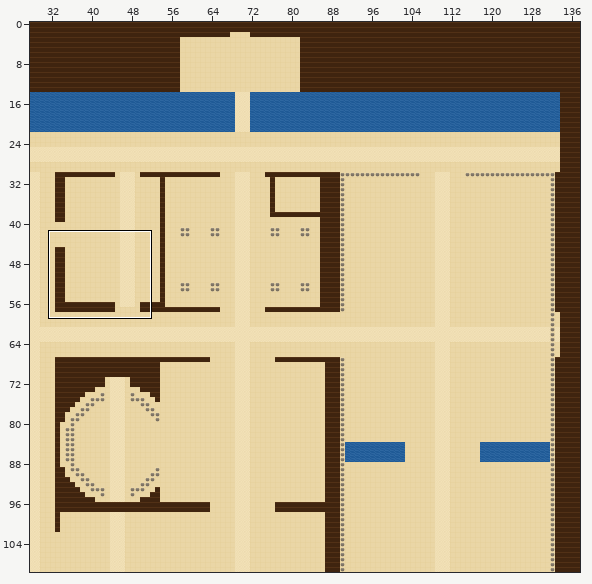
Tiled map (JSON), stored at maps/library.tmj. The picture above shows the old version from afar; the outline marks the close-up.
Close-up. The starting point:
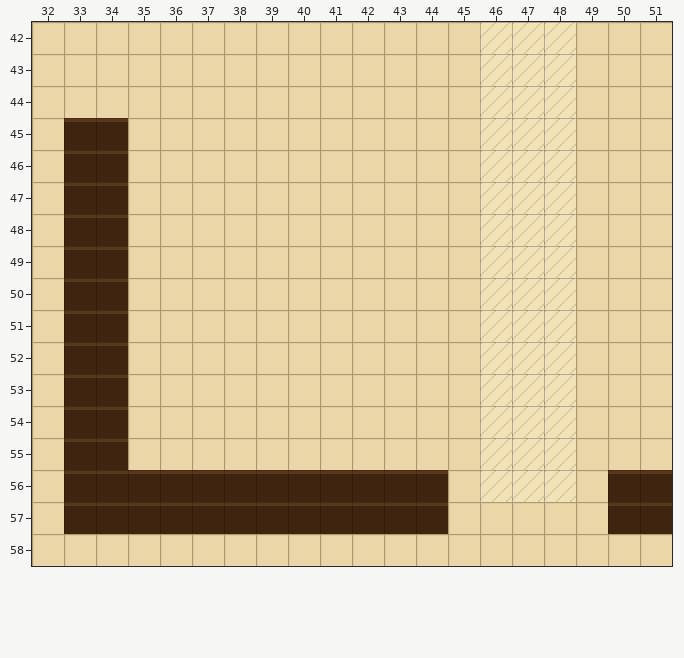
Cells are 16x16 px. Shown: x 32..51, y 42..58. The commit also changed other parts of the map, which this record leaves out.
And afterwards:
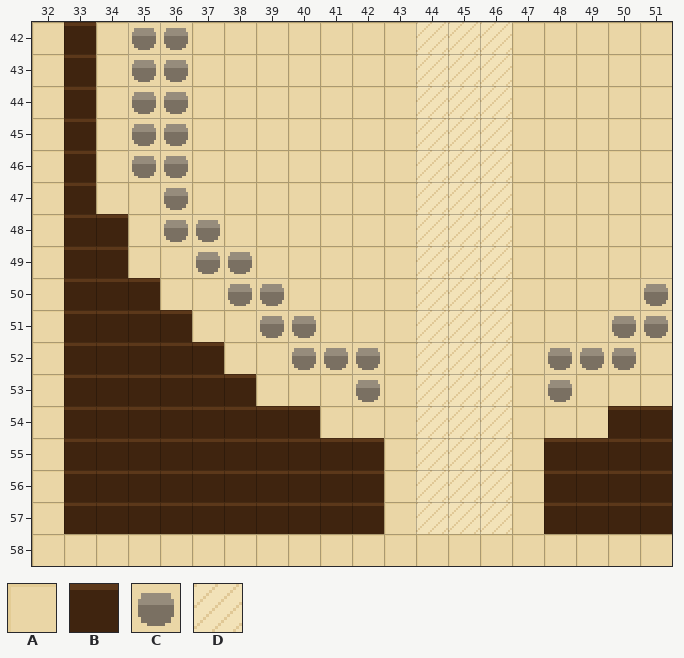
Key: from "draft": A 0, B 1, C 4, D 5.
_ is an empty cell.
Diff:
Layer "ground":
Tile A replaces tile B in rows 45 to 47 at x 34; in rows 56 to 57 at x 43.
Tile A replaces tile D in rows 42 to 51 at x 47 to 48; in rows 52 to 53 at x 47; in row 54 at x 47 to 48; in rows 55 to 56 at x 47.
Tile B replaces tile A in rows 42 to 44 at x 33; in row 50 at x 35; in row 51 at x 35 to 36; in row 52 at x 35 to 37; in row 53 at x 35 to 38; in row 54 at x 35 to 40 and 50 to 51.
Tile B replaces tile A in row 55 at x 35 to 42 and 49 to 51; in row 56 at x 49; in row 57 at x 48 to 49.
Tile B replaces tile D in rows 55 to 56 at x 48.
Tile C replaces tile A in rows 42 to 46 at x 35 to 36; in row 47 at x 36; in row 48 at x 36 to 37; in row 49 at x 37 to 38; in row 50 at x 38 to 39 and 51; in row 51 at x 39 to 40 and 50 to 51.
Tile C replaces tile A in row 52 at x 40 to 42 and 49 to 50; in row 53 at x 42.
Tile C replaces tile D in rows 52 to 53 at x 48.
Tile D replaces tile A in rows 42 to 55 at x 44 to 45; in row 56 at x 45; in row 57 at x 45 to 46.
Tile D replaces tile B in rows 56 to 57 at x 44.
